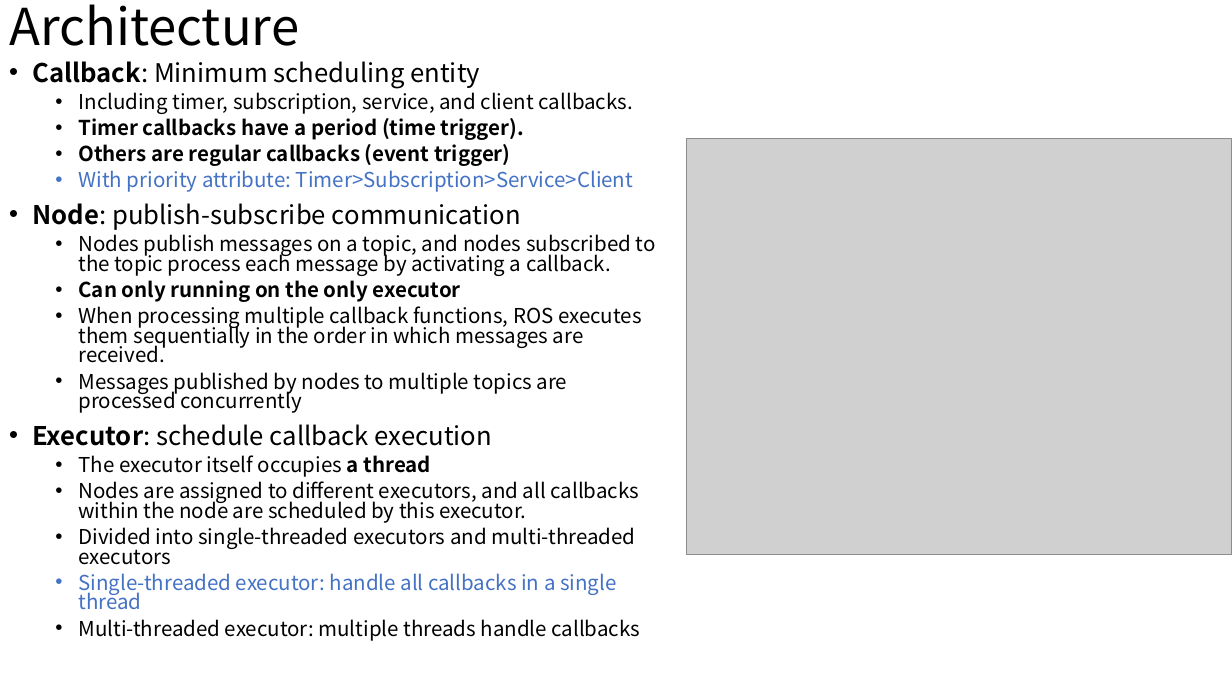
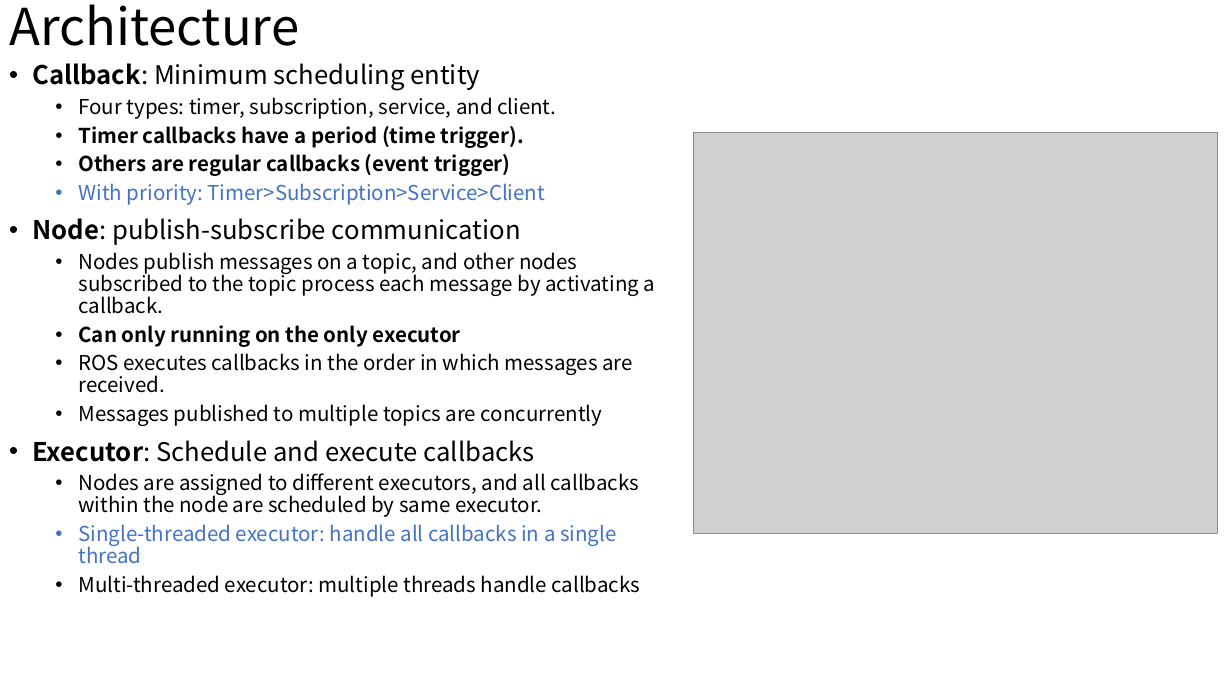
Before and after one commit to wsm6636/note, a slide deck: slide 2 of 06-ppt/discussion/0701.pptx. Drawn at 1232x693 pixels with LibreOffice and Linux fonts; fonts in the diff are those of the drawing; grey boxes stand for pictures. Boxes give left, top, right and bottom in pixels: in the first picture for what was removed or moved away, otherwise in the second. Text is boxed around its words. In the diff, an @@ line names an element or a change of style, - is before the commit and + after.

```diff
--- a/06-ppt/discussion/0701.pptx
+++ b/06-ppt/discussion/0701.pptx
@@ text at bbox=[32, 63, 641, 597]: line spacing 0.8 to 0.9 @@
@@ text at bbox=[79, 97, 556, 119]: text changed @@
-  • Including timer, subscription, service, and client callbacks.
+  • Four types: timer, subscription, service, and client.
@@ picture: place and size @@
-picture at bbox=[687, 138, 1232, 555]
+picture at bbox=[694, 133, 1218, 533]
@@ text at bbox=[79, 183, 545, 205]: text changed @@
-  • With priority attribute: Timer>Subscription>Service>Client
+  • With priority: Timer>Subscription>Service>Client
@@ text at bbox=[79, 252, 656, 314]: text changed @@
-  • Nodes publish messages on a topic, and nodes subscribed to the topic process each message by activating a callback.
+  • Nodes publish messages on a topic, and other nodes subscribed to the topic process each message by activating a callback.
@@ text at bbox=[32, 353, 639, 517]: text changed @@
-  • When processing multiple callback functions, ROS executes them sequentially in the order in which messages are received.
-  • Messages published by nodes to multiple topics are processed concurrently
-• Executor: schedule callback execution
-  • The executor itself occupies a thread
-  • Nodes are assigned to different executors, and all callbacks within the node are scheduled by this executor.
-  • Divided into single-threaded executors and multi-threaded executors
+  • ROS executes callbacks in the order in which messages are received.
+  • Messages published to multiple topics are concurrently
+• Executor: Schedule and execute callbacks
+  • Nodes are assigned to different executors, and all callbacks within the node are scheduled by same executor.
```
Also in this commit, not shown: 4 other slides changed, 16 other files.
